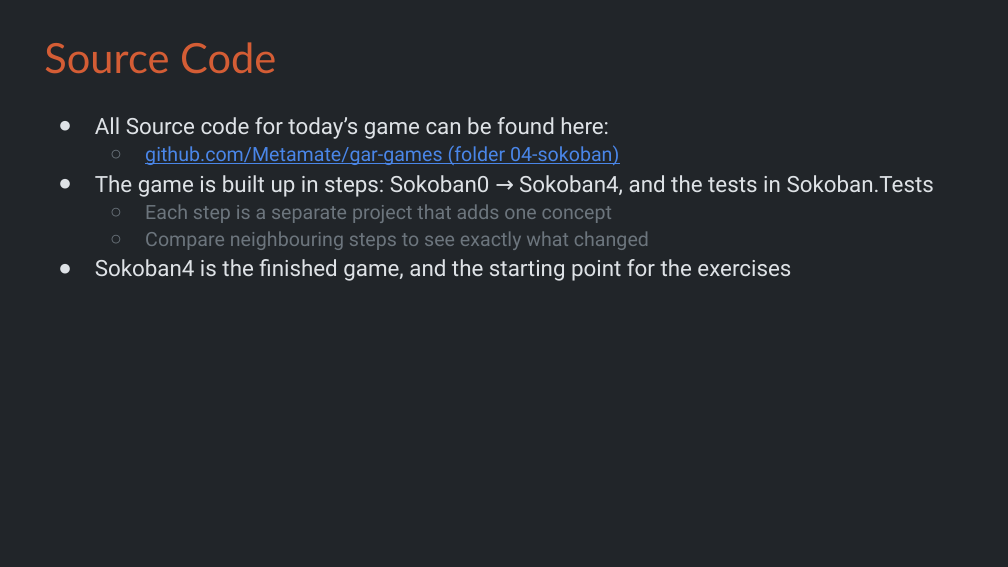
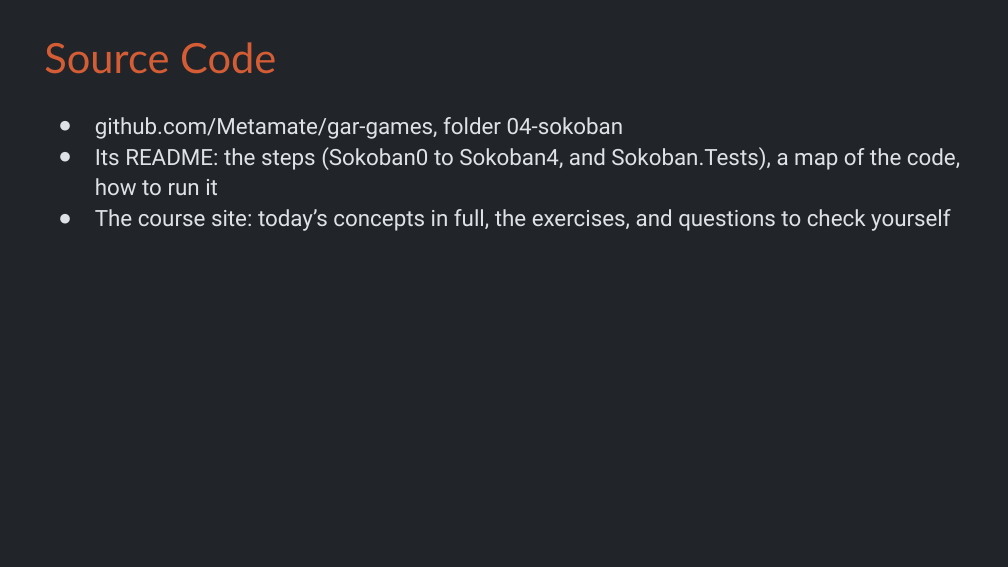
Before and after one commit to Metamate/gar, a slide deck: slide 4 of slides/04 Sokoban.pptx. Drawn at 1008x567 pixels with LibreOffice and Linux fonts; fonts in the diff are those of the drawing. Boxes give left, top, right and bottom in pixels: in the first picture for what was removed or moved away, otherwise in the second. Text is boxed around its words. In the diff, an @@ line names an element or a change of style, - is before the commit and + after.

```diff
--- a/slides/04 Sokoban.pptx
+++ b/slides/04 Sokoban.pptx
@@ text at (x1=95, y1=117, x2=960, y2=231): text changed @@
-● All Source code for today’s game can be found here:
-  ○ github.com/Metamate/gar-games (folder 04-sokoban)
-● The game is built up in steps: Sokoban0 → Sokoban4, and the tests in Sokoban.Tests
-  ○ Each step is a separate project that adds one concept
-  ○ Compare neighbouring steps to see exactly what changed
-● Sokoban4 is the finished game, and the starting point for the exercises
+● github.com/Metamate/gar-games, folder 04-sokoban
+● Its README: the steps (Sokoban0 to Sokoban4, and Sokoban.Tests), a map of the code, how to run it
+● The course site: today’s concepts in full, the exercises, and questions to check yourself
```
Also in this commit, not shown: 3 other slides changed, 1 slide added.
